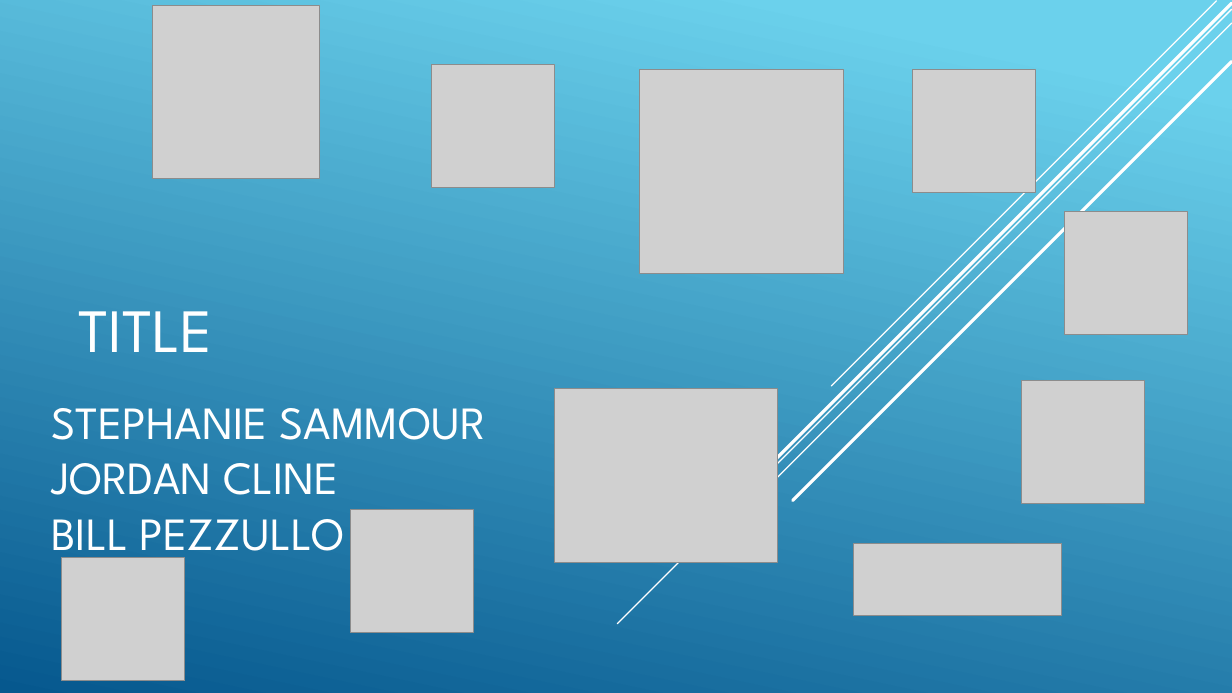
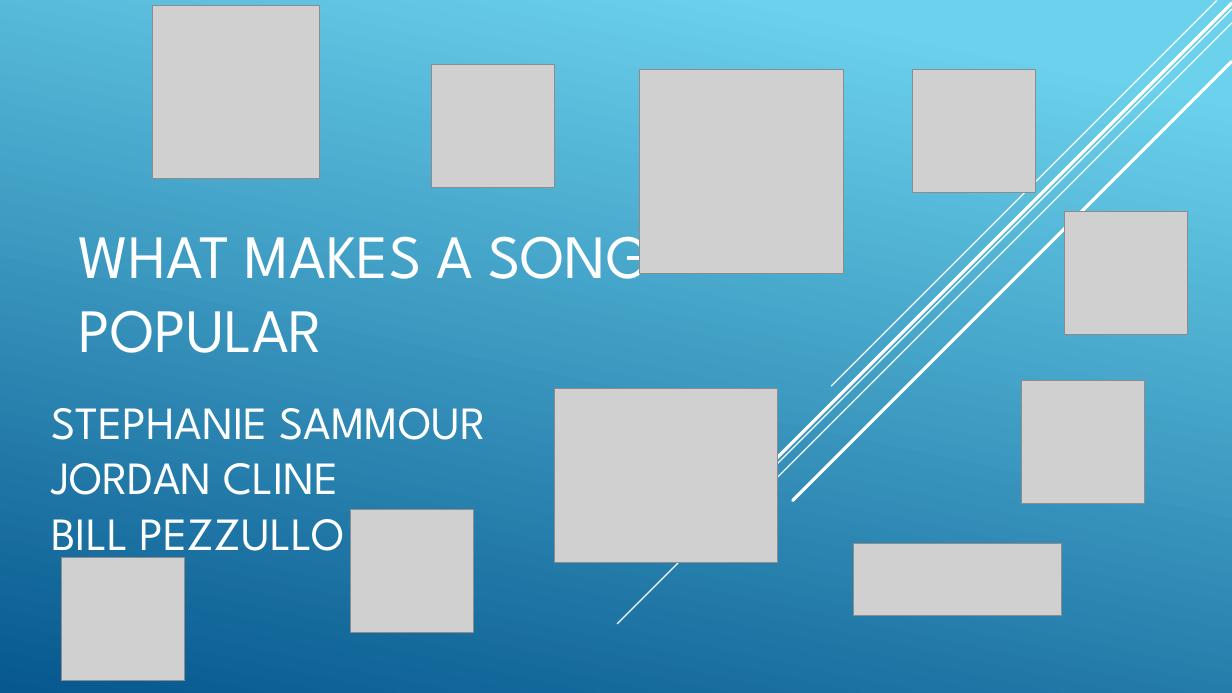
Before and after one commit to rlylecastro/project1, a slide deck: slide 1 of Presentation.pptx. Drawn at 1232x693 pixels with LibreOffice and Linux fonts; fonts in the diff are those of the drawing; grey boxes stand for pictures. Boxes give left, top, right and bottom in pixels: in the first picture for what was removed or moved away, otherwise in the second. Text is boxed around its words. In the diff, an @@ line names an element or a change of style, - is before the commit and + after.

```diff
--- a/Presentation.pptx
+++ b/Presentation.pptx
@@ title at [78,217,650,353]: text changed @@
-TITLE
+WHAT MAKES A SONG POPULAR
```
Also in this commit, not shown: 3 other slides changed, 4 slides added, 1 slide removed, 1 other file.
